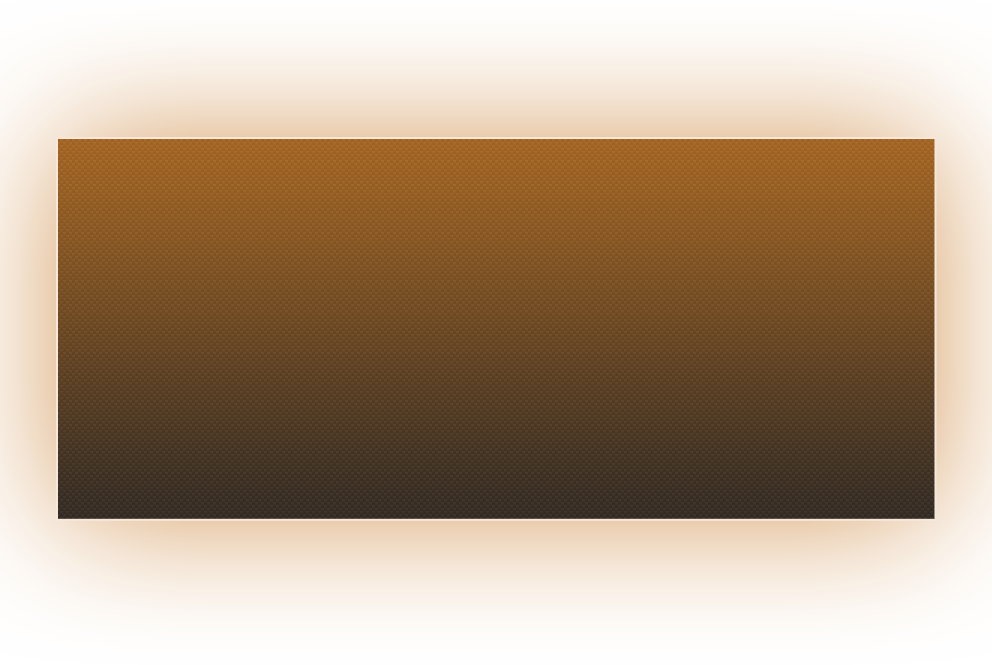
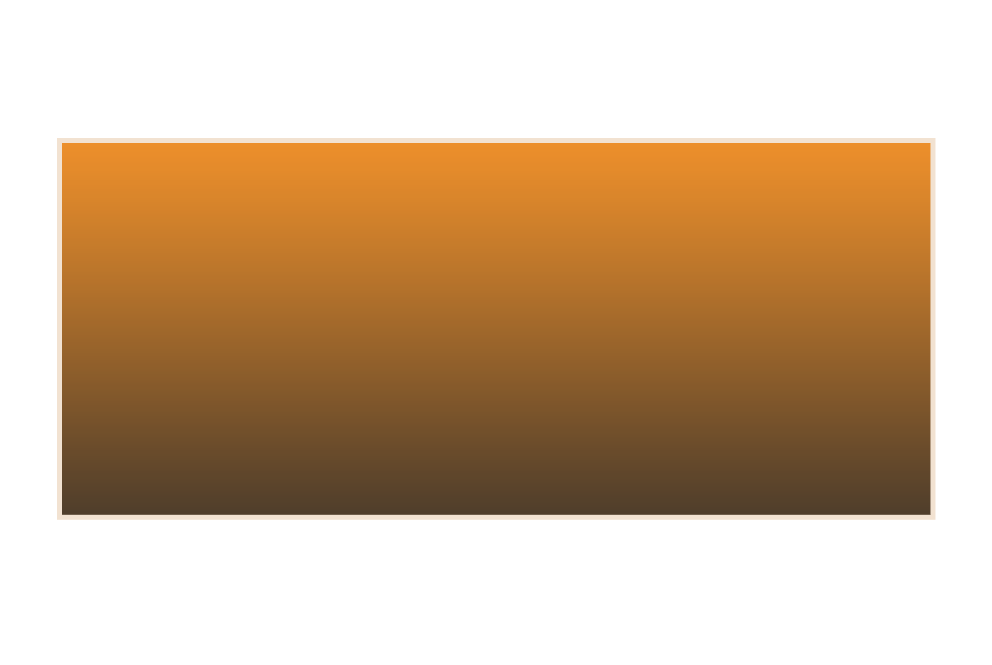
Two versions of the same layered image (992×665). Layer-by-layer changes:
pixels changed over (0, 9, 992, 649) (layer not identified)
